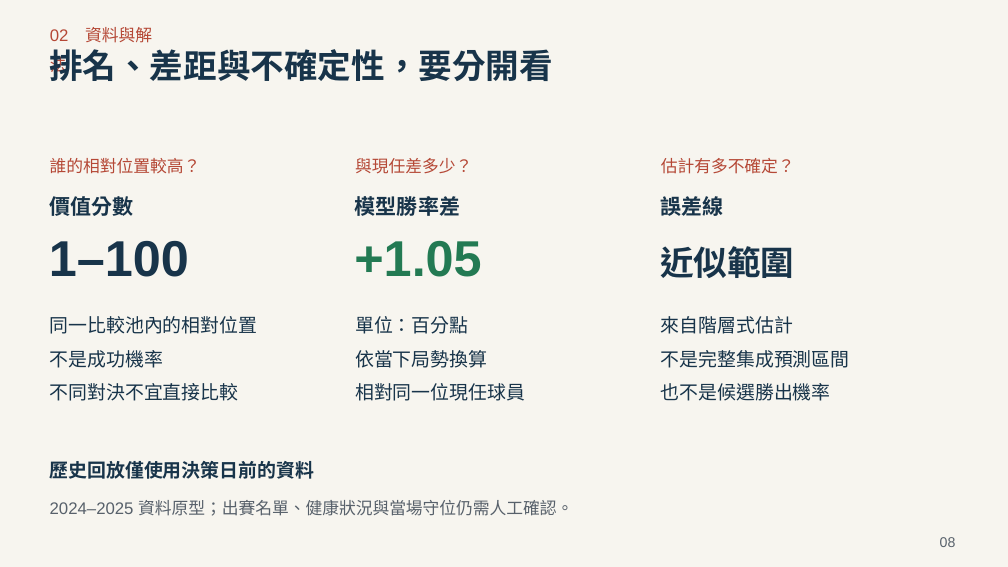
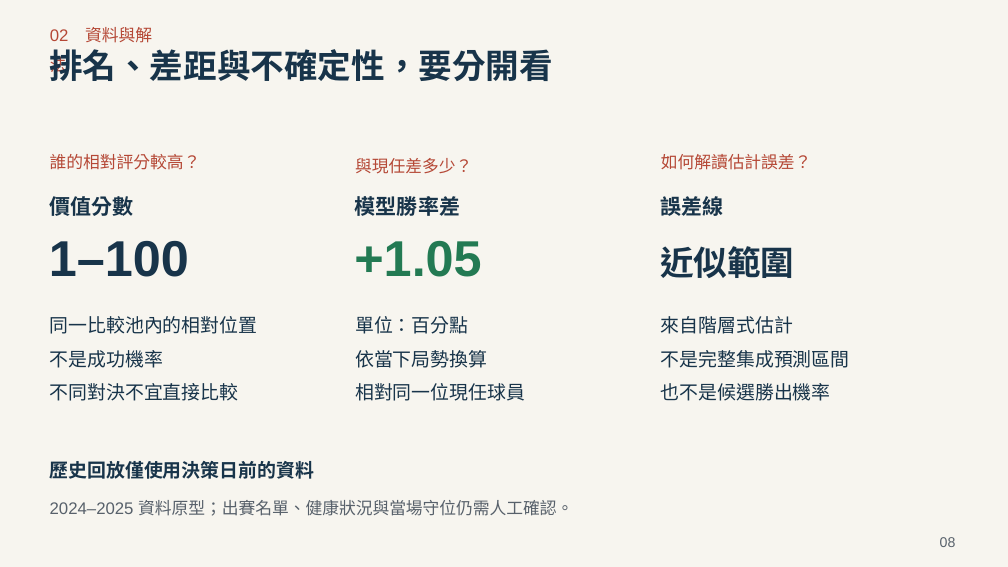
Before and after one commit to Da-Xiong-Chen/baseball_project, a slide deck: slide 8 of presentations/competition-2026/baseball-decision-22-slides.pptx. Drawn at 1008x567 pixels with LibreOffice and Linux fonts; fonts in the diff are those of the drawing. Boxes give left, top, right and bottom in pixels: in the first picture for what was removed or moved away, otherwise in the second. Text is boxed around its words. In the diff, an @@ line names an element or a change of style, - is before the commit and + after.

```diff
--- a/presentations/competition-2026/baseball-decision-22-slides.pptx
+++ b/presentations/competition-2026/baseball-decision-22-slides.pptx
@@ text at (50, 154, 201, 170): text changed @@
-誰的相對位置較高？
+誰的相對評分較高？
@@ text at (661, 154, 812, 170): text changed @@
-估計有多不確定？
+如何解讀估計誤差？
```
Also in this commit, not shown: 11 other slides changed, 2 other files.
